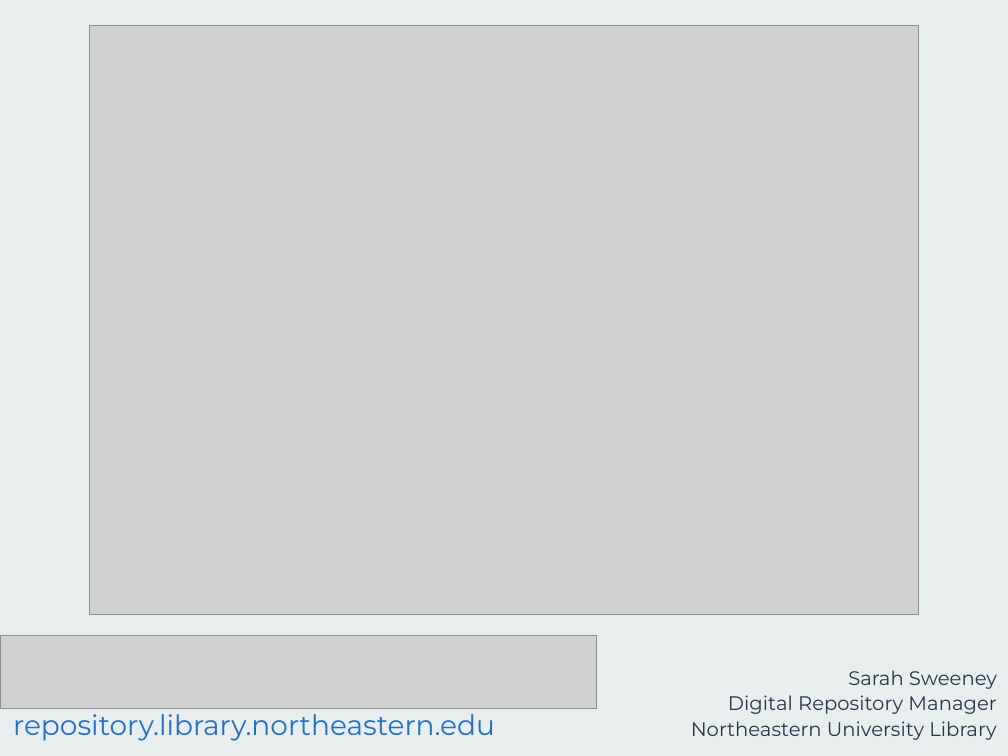
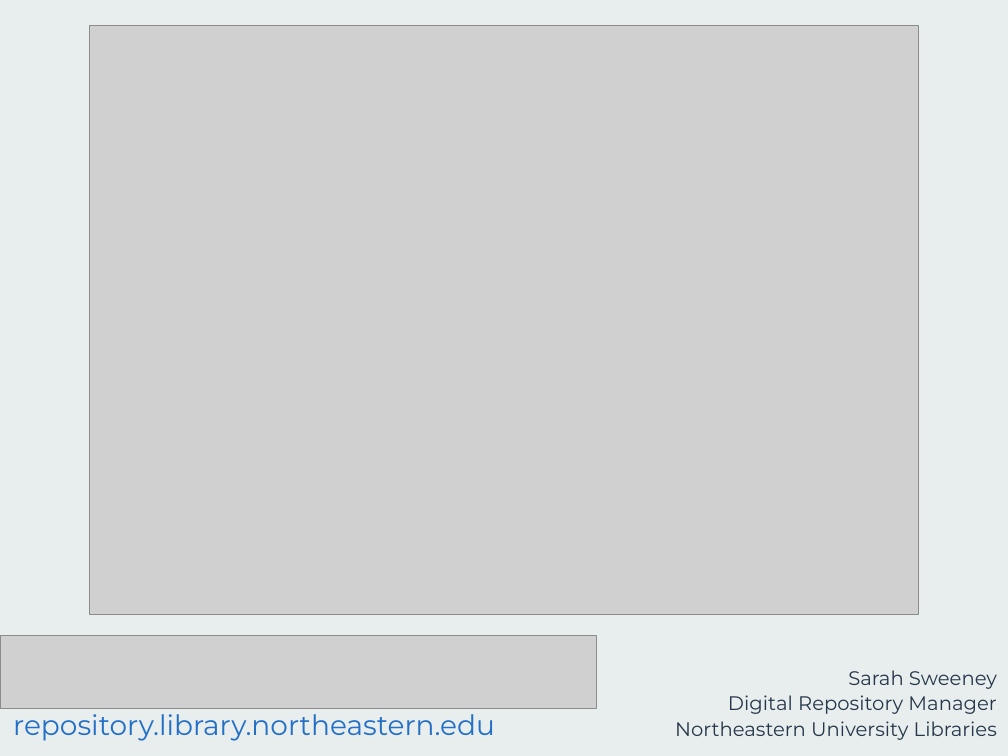
Before and after one commit to sarahjeansweeney/various_files, a slide deck: slide 1 of Presentations/Templates/SlideDeckBasicTemplate.pptx. Drawn at 1008x756 pixels with LibreOffice and Linux fonts; fonts in the diff are those of the drawing; grey boxes stand for pictures. Boxes give left, top, right and bottom in pixels: in the first picture for what was removed or moved away, otherwise in the second. Text is boxed around its words. In the diff, an @@ line names an element or a change of style, - is before the commit and + after.

```diff
--- a/Presentations/Templates/SlideDeckBasicTemplate.pptx
+++ b/Presentations/Templates/SlideDeckBasicTemplate.pptx
@@ text at box(675, 721, 997, 740): text changed @@
-Northeastern University Library
+Northeastern University Libraries
```
Also in this commit, not shown: 1 other slide changed, 3 other files.
